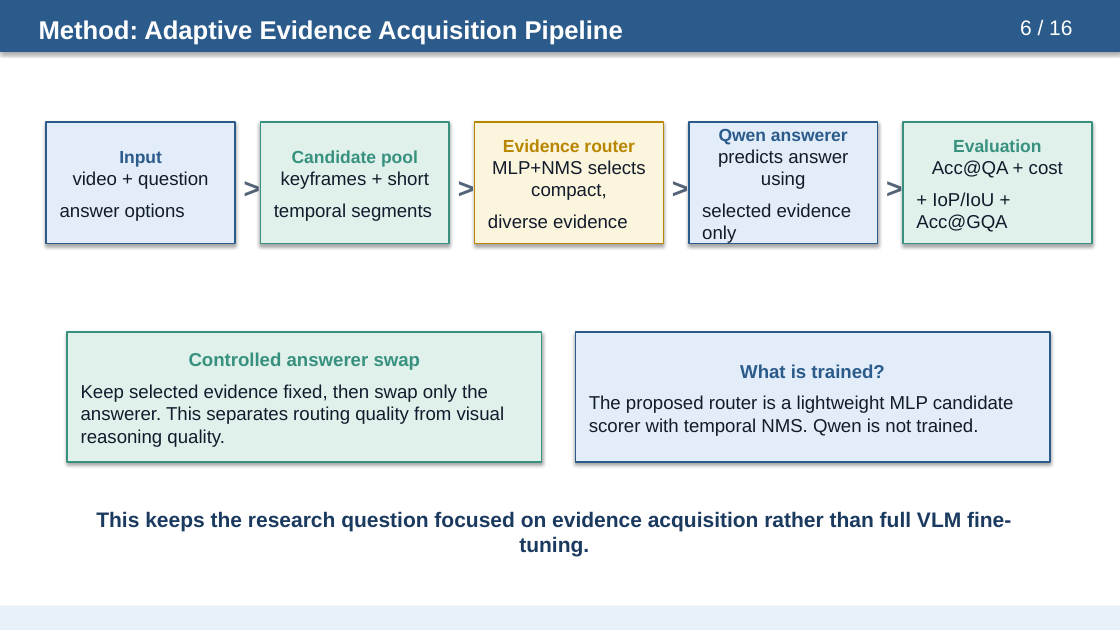
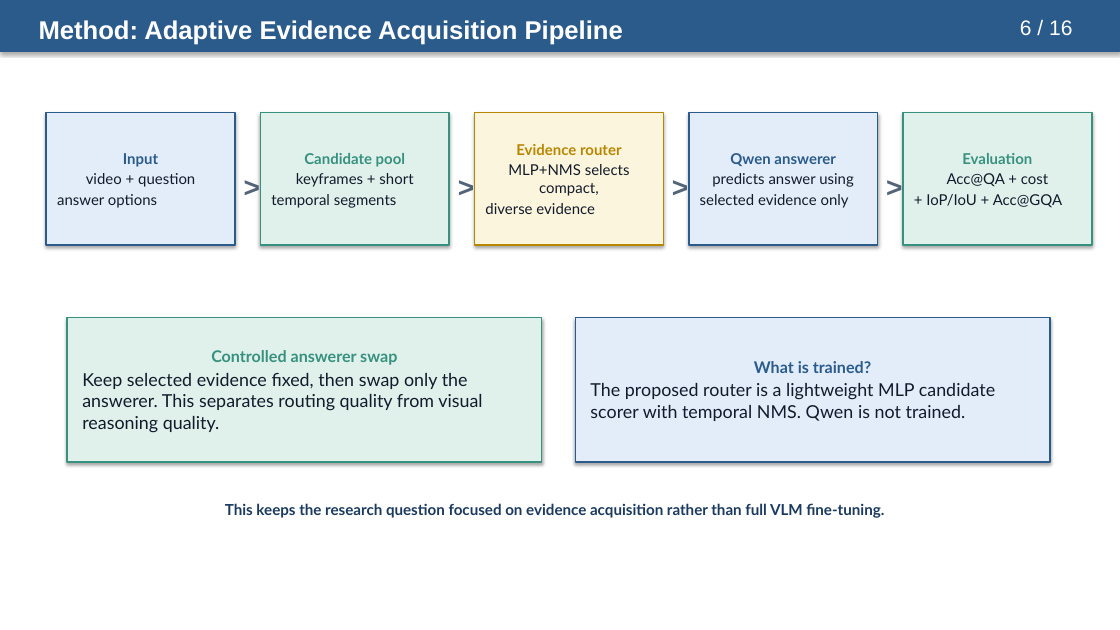
Before and after one commit to riteshthawkar/adaptive-evidence-grounded-videoqa, a slide deck: slide 6 of docs/presentation/adaptive_evidence_acquisition_grounded_videoqa_presentation.pptx. Drawn at 1120x630 pixels with LibreOffice and Linux fonts; fonts in the diff are those of the drawing. Boxes give left, top, right and bottom in pixels: in the first picture for what was removed or moved away, otherwise in the second. Text is boxed around its words. In the diff, an @@ line names an element or a change of style, - is before the commit and + after.

Commit message:
Polish presentation layout and closing slide

```diff
--- a/docs/presentation/adaptive_evidence_acquisition_grounded_videoqa_presentation.pptx
+++ b/docs/presentation/adaptive_evidence_acquisition_grounded_videoqa_presentation.pptx
@@ rectangle "Input": place and size @@
-rectangle "Input" at bbox=[46, 122, 235, 244]
+rectangle "Input" at bbox=[46, 113, 235, 245]
@@ rectangle "Input" at bbox=[46, 113, 235, 245]: size 15 to 12.8 pt in "Input"; font Arial to Lato; size 16 to 12.8 pt in "video + question", "answer options"; more space between paragraphs; less space between paragraphs @@
@@ rectangle "Candidate pool": place and size @@
-rectangle "Candidate pool" at bbox=[260, 122, 450, 244]
+rectangle "Candidate pool" at bbox=[260, 113, 450, 245]
@@ rectangle "Candidate pool" at bbox=[260, 113, 450, 245]: size 15 to 12.8 pt in "Candidate pool"; font Arial to Lato; size 16 to 12.8 pt in "keyframes + short", "temporal segments"; more space between paragraphs; less space between paragraphs @@
@@ rectangle "Evidence router": place and size @@
-rectangle "Evidence router" at bbox=[475, 122, 664, 244]
+rectangle "Evidence router" at bbox=[475, 113, 664, 245]
@@ rectangle "Evidence router" at bbox=[475, 113, 664, 245]: size 15 to 12.8 pt in "Evidence router"; font Arial to Lato; size 16 to 12.8 pt in "MLP+NMS selects compact,", "diverse evidence"; more space between paragraphs; less space between paragraphs @@
@@ rectangle "Qwen answerer": place and size @@
-rectangle "Qwen answerer" at bbox=[689, 122, 878, 244]
+rectangle "Qwen answerer" at bbox=[689, 113, 878, 245]
@@ rectangle "Qwen answerer" at bbox=[689, 113, 878, 245]: size 15 to 12.8 pt in "Qwen answerer"; font Arial to Lato; size 16 to 12.8 pt in "predicts answer using", "selected evidence only"; more space between paragraphs; less space between paragraphs @@
@@ rectangle "Evaluation": place and size @@
-rectangle "Evaluation" at bbox=[903, 122, 1092, 244]
+rectangle "Evaluation" at bbox=[903, 113, 1092, 245]
@@ rectangle "Evaluation" at bbox=[903, 113, 1092, 245]: size 15 to 12.8 pt in "Evaluation"; font Arial to Lato; size 16 to 12.8 pt in "Acc@QA + cost", "+ IoP/IoU + Acc@GQA"; more space between paragraphs; less space between paragraphs @@
@@ rectangle "Controlled answerer swap": place and size @@
-rectangle "Controlled answerer swap" at bbox=[67, 332, 542, 462]
+rectangle "Controlled answerer swap" at bbox=[67, 318, 542, 462]
@@ rectangle "Controlled answerer swap" at bbox=[67, 318, 542, 462]: size 16 to 13.8 pt in "Controlled answerer swap"; font Arial to Lato; size 16 to 15.3 pt in "Keep selected evidence fixed, then swap only ..."; more space between paragraphs; less space between paragraphs @@
@@ rectangle "What is trained?": place and size @@
-rectangle "What is trained?" at bbox=[576, 332, 1050, 462]
+rectangle "What is trained?" at bbox=[576, 318, 1050, 462]
@@ rectangle "What is trained?" at bbox=[576, 318, 1050, 462]: size 16 to 13.8 pt in "What is trained?"; font Arial to Lato; size 16 to 15.3 pt in "The proposed router is a lightweight MLP ..."; more space between paragraphs; less space between paragraphs @@
@@ text "This keeps the research question ...": place and size @@
-text "This keeps the research question ..." at bbox=[96, 511, 1011, 557]
+text "This keeps the research question ..." at bbox=[225, 503, 884, 518]
@@ text "This keeps the research question ..." at bbox=[225, 503, 884, 518]: size 18 to 13 pt, font Arial to Lato; more space between paragraphs @@
@@ rectangle removed at bbox=[0, 607, 1120, 630] @@
```
Also in this commit, not shown: 15 other slides changed.
